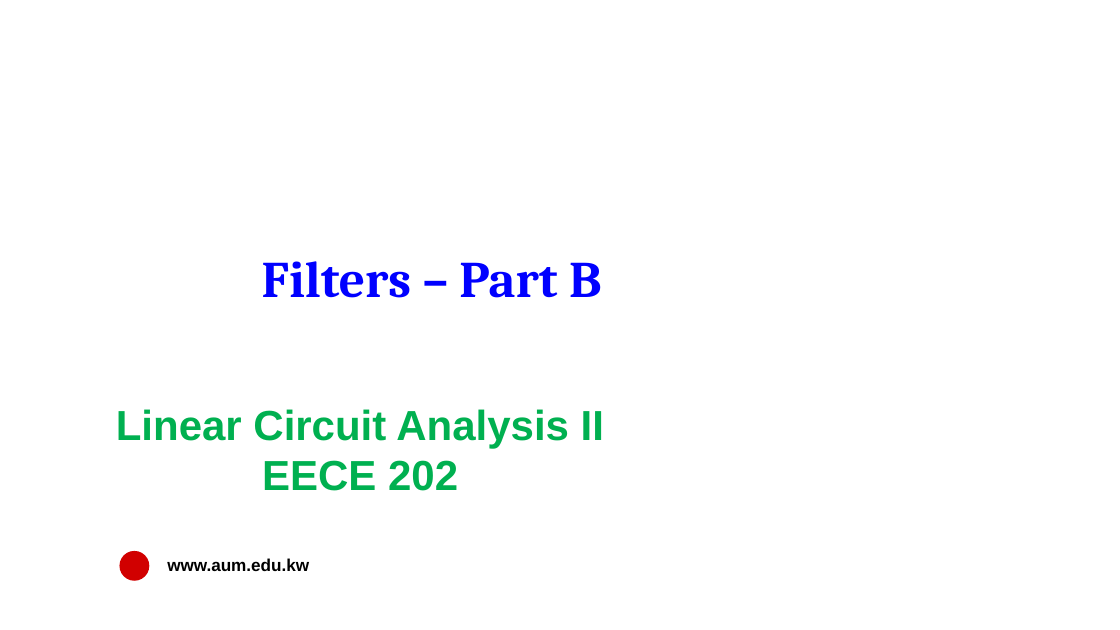
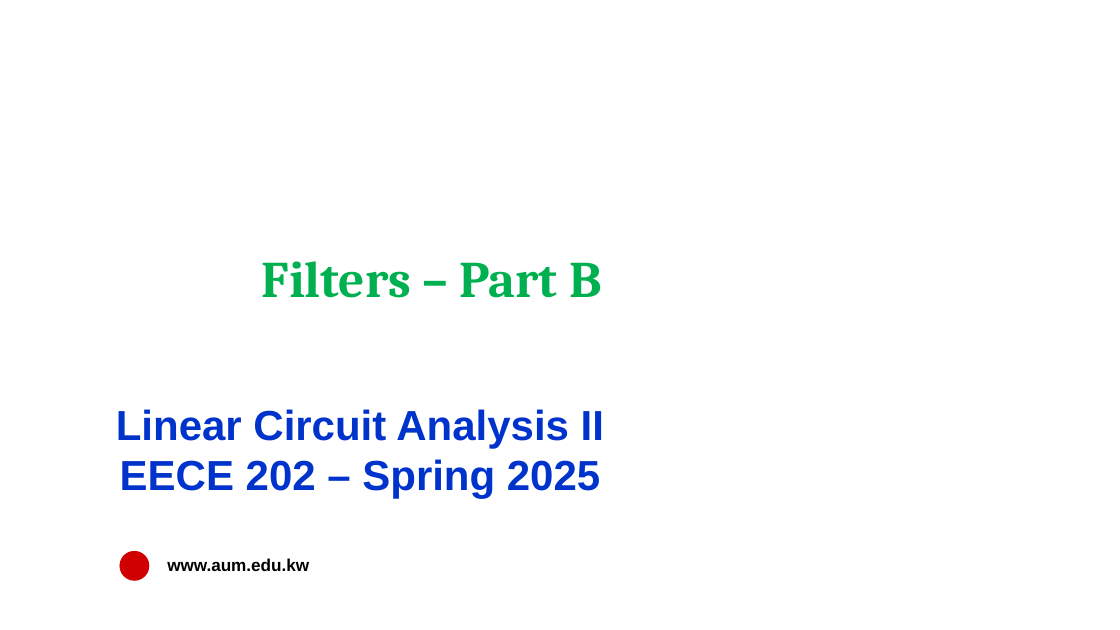
Before and after one commit to salmanrazzaq1993/AUM-WORK, a slide deck: slide 1 of PP WORK/Instructor Version/Week 7/Week 7 Lecture 1 - Filters B.pptx. Drawn at 1120x630 pixels with LibreOffice and Linux fonts; fonts in the diff are those of the drawing; background and template pictures are left out. Boxes give left, top, right and bottom in pixels: in the first picture for what was removed or moved away, otherwise in the second. Text is boxed around its words. In the diff, an @@ line names an element or a change of style, - is before the commit and + after.

```diff
--- a/PP WORK/Instructor Version/Week 7/Week 7 Lecture 1 - Filters B.pptx
+++ b/PP WORK/Instructor Version/Week 7/Week 7 Lecture 1 - Filters B.pptx
@@ text "Filters – Part B" at box(262, 261, 602, 298): text colour #0000FF to #00B050 @@
@@ text at box(116, 409, 604, 448): text colour #00B050 to #0033CC in "Linear Circuit Analysis II" @@
@@ text at box(120, 459, 600, 499): text changed; text colour #00B050 to #0033CC @@
-EECE 202
+EECE 202 – Spring 2025
```
Also in this commit, not shown: 15 other slides changed, 4 slides added.
